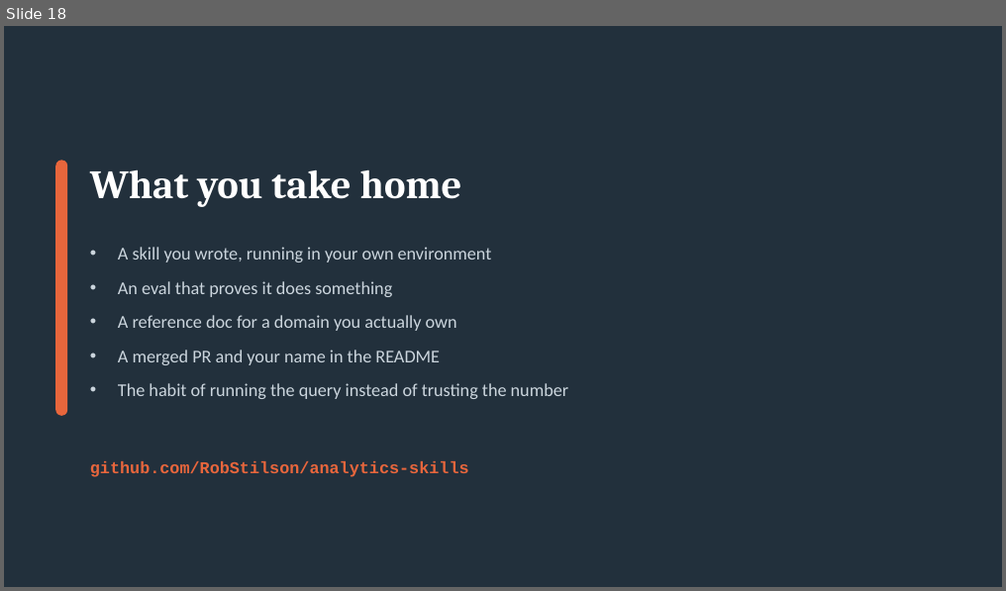
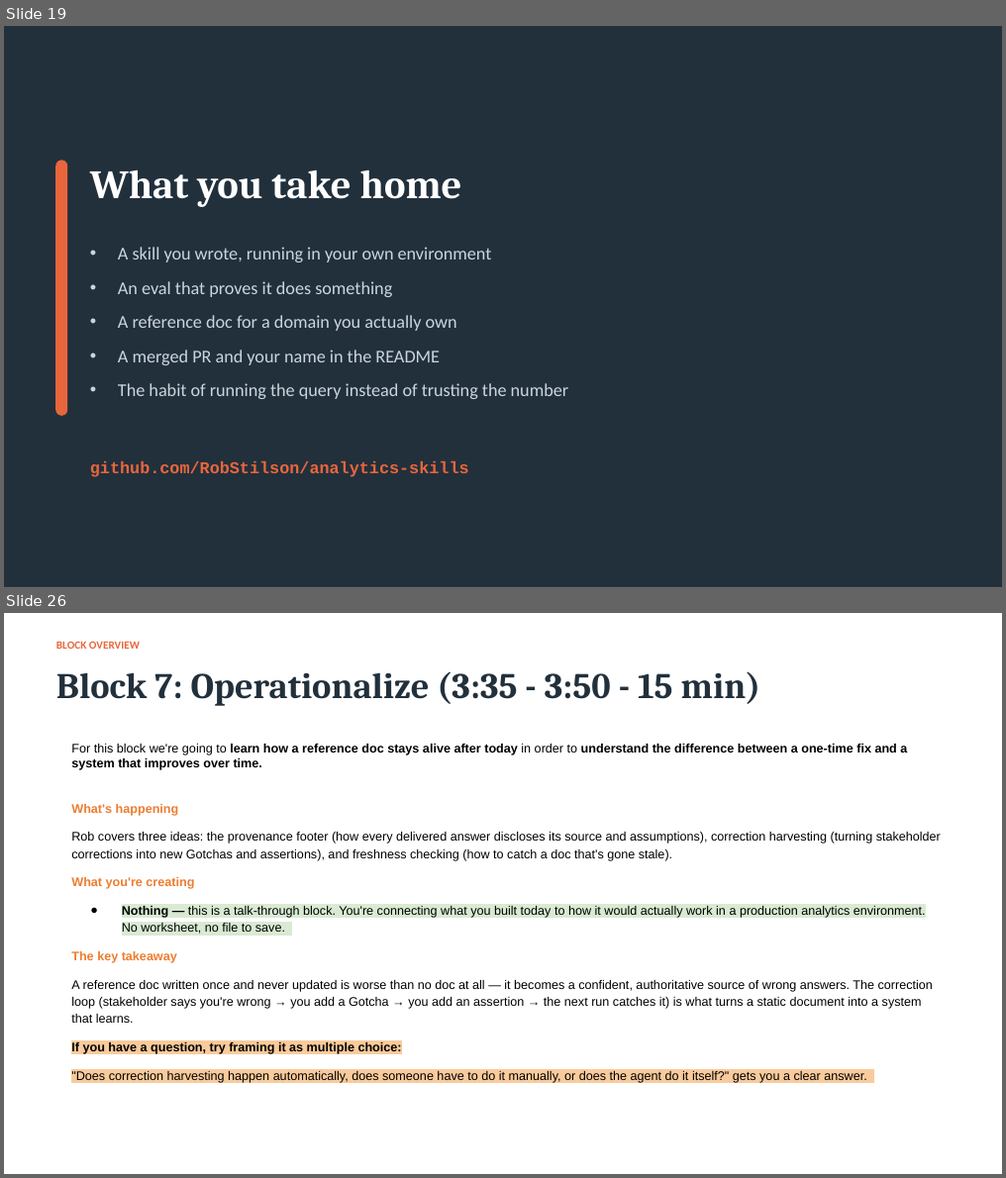
Before and after one commit to RobStilson/analytics-skills, a slide deck: workshop/vibe-analytics-workshop-mod.pptx. Shown one above the other, each under a label of ours: slide 18 before the commit, slides 19 and 26 after it; the slides between them are not shown. The pictures are 1006x591 and 1006x1178 pixels, drawn with LibreOffice and Linux fonts; fonts in the diff are those of the drawing. Boxes give left, top, right and bottom in pixels: in the first picture for what was removed or moved away, otherwise in the second. Text is boxed around its words. In the diff, an @@ line names an element or a change of style, - is before the commit and + after.

```diff
--- a/workshop/vibe-analytics-workshop-mod.pptx
+++ b/workshop/vibe-analytics-workshop-mod.pptx
@@ slide 26 added at (4, 613, 1002, 1174), background #FFFFFF @@
@@ text added at (56, 641, 140, 649), 8 pt, text #E8663C, bold @@
+BLOCK OVERVIEW
@@ text added at (56, 671, 760, 706), 26 pt, text #22303C, bold @@
+Block 7: Operationalize (3:35 - 3:50 - 15 min)
@@ text added at (71, 744, 941, 1083), 9 pt, text #000000 @@
+For this block we're going to learn how a reference doc stays alive after today in order to understand the difference between a one-time fix and a system that improves over time.
+What's happening
+Rob covers three ideas: the provenance footer (how every delivered answer discloses its source and assumptions), correction harvesting (turning stakeholder corrections into new Gotchas and assertions), and freshness checking (how to catch a doc that's gone stale).
+What you're creating
+● Nothing — this is a talk-through block. You're connecting what you built today to how it would actually work in a production analytics environment. No worksheet, no file to save.
+The key takeaway
+A reference doc written once and never updated is worse than no doc at all — it becomes a confident, authoritative source of wrong answers. The correction loop (stakeholder says you're wrong → you add a Gotcha → you add an assertion → the next run catches it) is what turns a static document into a system that learns.
+If you have a question, try framing it as multiple choice:
+"Does correction harvesting happen automatically, does someone have to do it manually, or does the agent do it itself?" gets you a clear answer.
@@ what was slide 18 is now slide 19 @@
```
Also in this commit, not shown: 1 slide changed, 8 other slides added.
